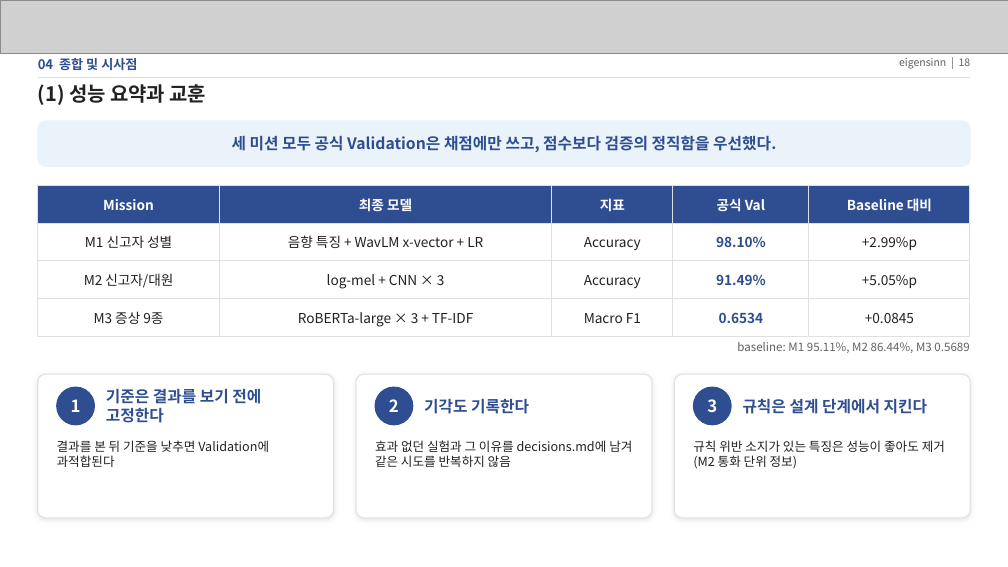
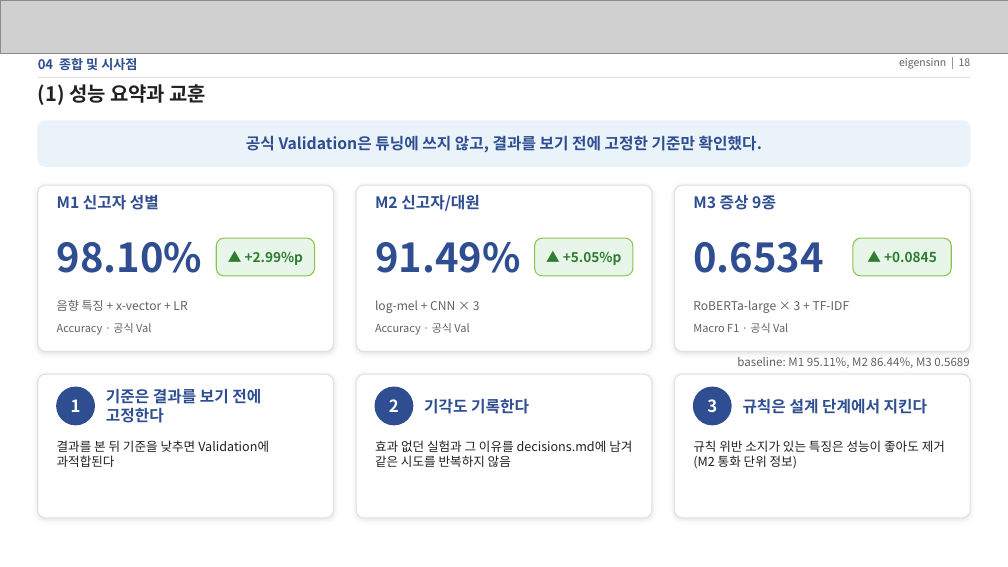
Before and after one commit to eigensinn-dcc2026/prelim, a slide deck: slide 18 of ppt/DCC2026_예선_결과정리.pptx. Drawn at 1008x567 pixels with LibreOffice and Linux fonts; fonts in the diff are those of the drawing; grey boxes stand for pictures. Boxes give left, top, right and bottom in pixels: in the first picture for what was removed or moved away, otherwise in the second. Text is boxed around its words. In the diff, an @@ line names an element or a change of style, - is before the commit and + after.

```diff
--- a/ppt/DCC2026_예선_결과정리.pptx
+++ b/ppt/DCC2026_예선_결과정리.pptx
@@ text at (246, 135, 762, 152): text changed @@
-세 미션 모두 공식 Validation은 채점에만 쓰고, 점수보다 검증의 정직함을 우선했다.
+공식 Validation은 튜닝에 쓰지 않고, 결과를 보기 전에 고정한 기준만 확인했다.
@@ table removed at (38, 185, 970, 331), 4 rows, 5 columns @@
-Mission | 최종 모델 | 지표 | 공식 Val | Baseline 대비
-M1 신고자 성별 | 음향 특징 + WavLM x-vector + LR | Accuracy | 98.10% | +2.99%p
-M2 신고자/대원 | log-mel + CNN × 3 | Accuracy | 91.49% | +5.05%p
-M3 증상 9종 | RoBERTa-large × 3 + TF-IDF | Macro F1 | 0.6534 | +0.0845
@@ rounded rectangle added at (38, 185, 333, 352), fill #FFFFFF, outline #E0E0E0 1 pt @@
@@ text added at (57, 195, 159, 210), 15 pt, text #2F4E91, bold @@
+M1 신고자 성별
@@ rounded rectangle added at (356, 185, 652, 352), fill #FFFFFF, outline #E0E0E0 1 pt @@
@@ text added at (375, 195, 480, 211), 15 pt, text #2F4E91, bold @@
+M2 신고자/대원
@@ rounded rectangle added at (675, 185, 970, 352), fill #FFFFFF, outline #E0E0E0 1 pt @@
@@ text added at (693, 195, 776, 210), 15 pt, text #2F4E91, bold @@
+M3 증상 9종
@@ rounded rectangle added at (216, 238, 315, 276), fill #E8F5E9, outline #8BC34A 1 pt @@
@@ rounded rectangle added at (535, 238, 633, 276), fill #E8F5E9, outline #8BC34A 1 pt @@
@@ rounded rectangle added at (853, 238, 951, 276), fill #E8F5E9, outline #8BC34A 1 pt @@
@@ text added at (57, 242, 203, 273), 38 pt, text #2F4E91, bold @@
+98.10%
@@ text added at (245, 251, 303, 265), 13 pt, text #2E7D32, bold @@
+▲ +2.99%p
@@ text added at (375, 242, 521, 273), 38 pt, text #2F4E91, bold @@
+91.49%
@@ text added at (563, 251, 621, 265), 13 pt, text #2E7D32, bold @@
+▲ +5.05%p
@@ text added at (693, 242, 824, 273), 38 pt, text #2F4E91, bold @@
+0.6534
@@ text added at (884, 251, 937, 262), 13 pt, text #2E7D32, bold @@
+▲ +0.0845
@@ text added at (57, 300, 187, 311), 11.5 pt, text #616161 @@
+음향 특징 + x-vector + LR
@@ text added at (57, 323, 151, 335), 10.5 pt, text #616161 @@
+Accuracy · 공식 Val
@@ text added at (375, 300, 480, 313), 11.5 pt, text #616161 @@
+log-mel + CNN × 3
@@ text added at (375, 323, 469, 335), 10.5 pt, text #616161 @@
+Accuracy · 공식 Val
@@ text added at (693, 300, 850, 313), 11.5 pt, text #616161 @@
+RoBERTa-large × 3 + TF-IDF
@@ text added at (693, 323, 788, 333), 10.5 pt, text #616161 @@
+Macro F1 · 공식 Val
@@ text "baseline: M1 95.11%, M2 86.44%, ...": place and size @@
-text "baseline: M1 95.11%, M2 86.44%, ..." at (737, 342, 969, 353)
+text "baseline: M1 95.11%, M2 86.44%, ..." at (737, 357, 969, 368)
```
Also in this commit, not shown: 14 other slides changed, 38 other files.
